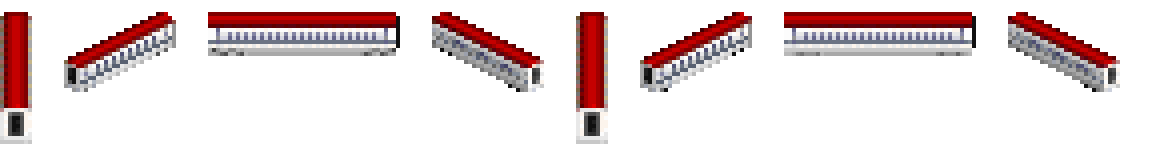
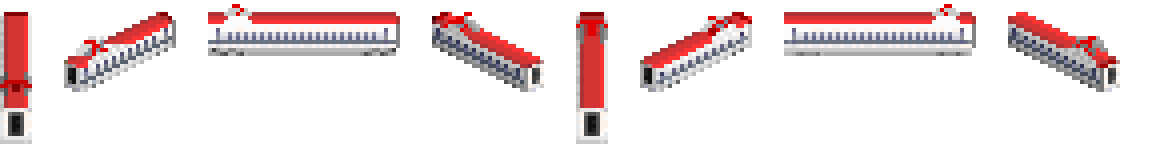
Before/after of a 1152×144 layered artwork. What changed in the layer stack:
showed "panto", painted on it over [0, 4, 1108, 96]
painted on "touchup" over [0, 12, 1116, 112]
painted on "1x" over [508, 84, 1096, 92]
